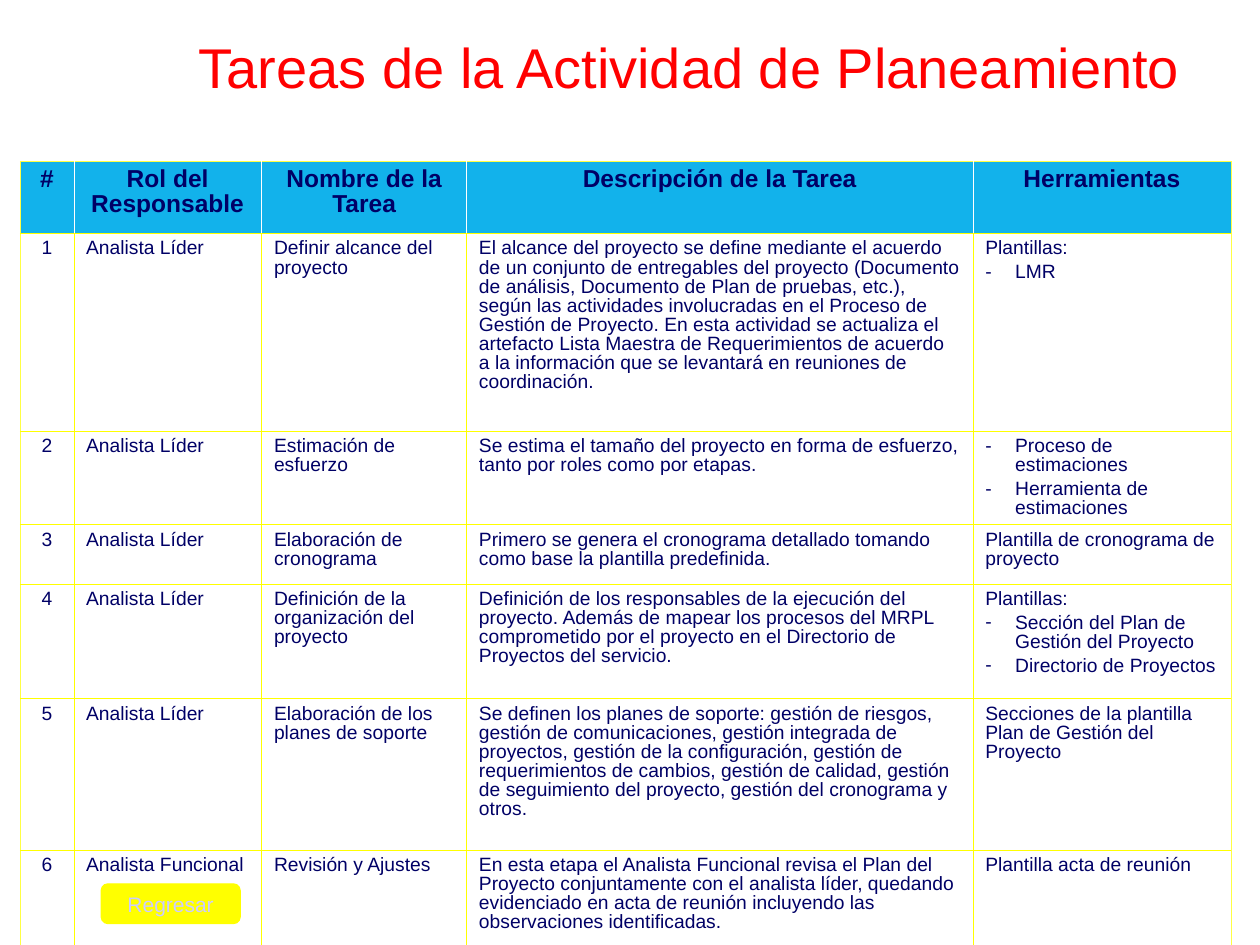
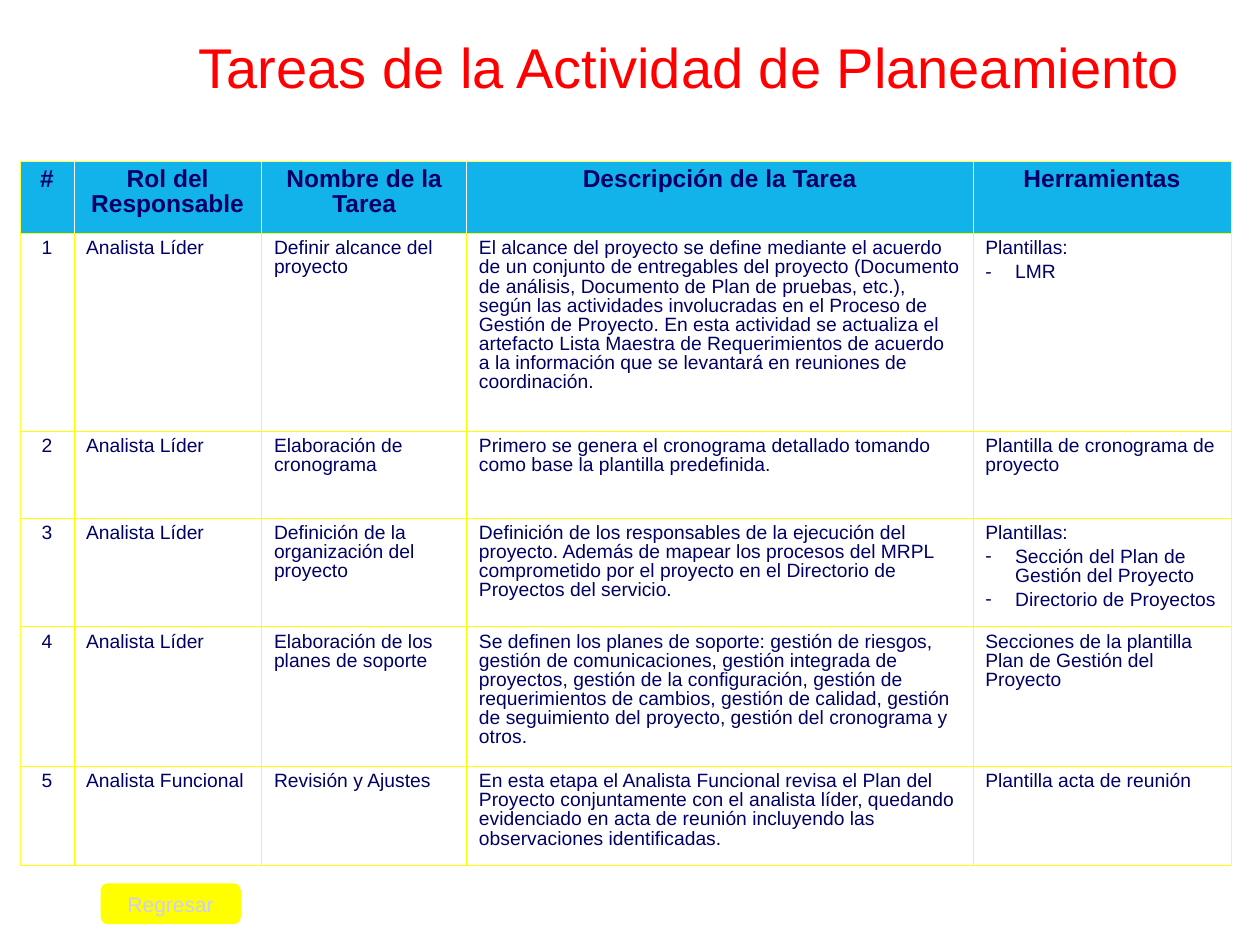
Before and after one commit to cjbensan/sistema-facturacion-inventario, a slide deck: slide 20 of CMMI-Nivel-2/PP-PMC/PGPRO_0.1_2015.ppt. Drawn at 1260x945 pixels with LibreOffice and Linux fonts; fonts in the diff are those of the drawing; background and template pictures are left out. Boxes give left, top, right and bottom in pixels: in the first picture for what was removed or moved away, otherwise in the second. Text is boxed around its words. In the diff, an @@ line names an element or a change of style, - is before the commit and + after.

```diff
--- a/CMMI-Nivel-2/PP-PMC/PGPRO_0.1_2015.ppt
+++ b/CMMI-Nivel-2/PP-PMC/PGPRO_0.1_2015.ppt
@@ table at box(20, 161, 1232, 864) @@
-row 3: 2 | Analista Líder | Estimación de esfuerzo | Se estima el tamaño del proyecto en forma de esfuerzo, tanto por roles como por etapas. | Proceso de estimaciones / Herramienta de estimaciones
-row 4: 3 | Analista Líder | Elaboración de cronograma | Primero se genera el cronograma detallado tomando como base la plantilla predefinida. | Plantilla de cronograma de proyecto
-row 5: 4 | Analista Líder | Definición de la organización del proyecto | Definición de los responsables de la ejecución del proyecto. Además de mapear los procesos del MRPL comprometido por el proyecto en el Directorio de Proyectos del servicio. | Plantillas: / Sección del Plan de Gestión del Proyecto / Directorio de Proyectos
-row 6: 5 | Analista Líder | Elaboración de los planes de soporte | Se definen los planes de soporte: gestión de riesgos, gestión de comunicaciones, gestión integrada de proyectos, gestión de la configuración, gestión de requerimientos de cambios, gestión de calidad, gestión de seguimiento del proyecto, gestión del cronograma y otros. | Secciones de la plantilla Plan de Gestión del Proyecto
-row 7: 6 | Analista Funcional | Revisión y Ajustes | En esta etapa el Analista Funcional revisa el Plan del Proyecto conjuntamente con el analista líder, quedando evidenciado en acta de reunión incluyendo las observaciones identificadas. | Plantilla acta de reunión
+row 3: 2 | Analista Líder | Elaboración de cronograma | Primero se genera el cronograma detallado tomando como base la plantilla predefinida. | Plantilla de cronograma de proyecto
+row 4: 3 | Analista Líder | Definición de la organización del proyecto | Definición de los responsables de la ejecución del proyecto. Además de mapear los procesos del MRPL comprometido por el proyecto en el Directorio de Proyectos del servicio. | Plantillas: / Sección del Plan de Gestión del Proyecto / Directorio de Proyectos
+row 5: 4 | Analista Líder | Elaboración de los planes de soporte | Se definen los planes de soporte: gestión de riesgos, gestión de comunicaciones, gestión integrada de proyectos, gestión de la configuración, gestión de requerimientos de cambios, gestión de calidad, gestión de seguimiento del proyecto, gestión del cronograma y otros. | Secciones de la plantilla Plan de Gestión del Proyecto
+row 6: 5 | Analista Funcional | Revisión y Ajustes | En esta etapa el Analista Funcional revisa el Plan del Proyecto conjuntamente con el analista líder, quedando evidenciado en acta de reunión incluyendo las observaciones identificadas. | Plantilla acta de reunión
```
Also in this commit, not shown: 4 other slides changed.
